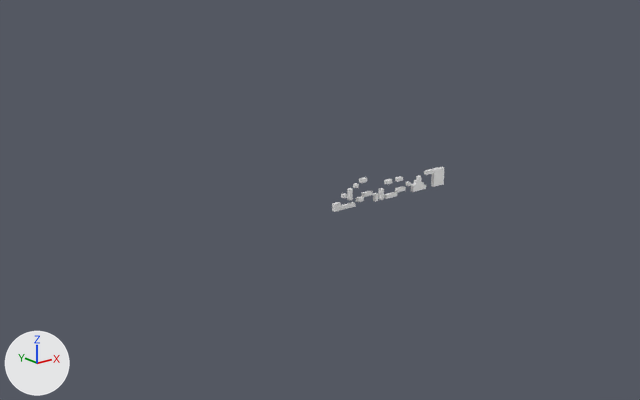
Two versions of the glTF model assets/Level1.gltf, one commit apart.
Camera for both pictures: a 50 mm camera at (-15.8, -16.65, 7.07) aimed at (-1.62, 1.07, -0.02). Lighting does not change. The marker at lower left points along +X, +Y and +Z. Where no turn or scale is listed for an object, it has been applied to the vertices. Vertices at the same position are counted once.
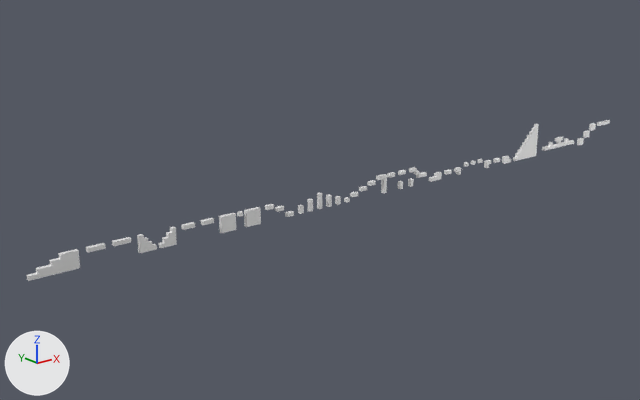
Location of each change, [x1, y1, x2, y2] in pixels of the pictures (640 x 400 px; the box of a moved part takes in the faces that stretch with it):
'Mesh_0', reshaped, moved (417% wider, 252% taller): before [332, 167, 444, 212]; after [27, 120, 610, 281]
part 1 of me_mesh_0, added: after [86, 243, 106, 253]
part 2 of me_mesh_0, added: after [112, 237, 131, 246]
part 3 of me_mesh_0, added: after [181, 222, 195, 230]
part 4 of me_mesh_0, added: after [201, 218, 214, 225]
part 5 of me_mesh_0, added: after [219, 213, 236, 233]
part 6 of me_mesh_0, moved or reshaped: before [341, 193, 347, 198]; after [237, 211, 243, 217]
part 7 of me_mesh_0, added: after [244, 207, 261, 227]
part 8 of me_mesh_0, moved or reshaped: before [359, 177, 367, 183]; after [265, 204, 274, 210]
part 9 of me_mesh_0, moved or reshaped: before [395, 176, 403, 182]; after [275, 205, 284, 212]
part 10 of me_mesh_0, added: after [285, 211, 294, 217]
part 11 of me_mesh_0, moved or reshaped: before [373, 193, 378, 202]; after [298, 205, 304, 214]
part 12 of me_mesh_0, added: after [307, 199, 313, 212]
part 13 of me_mesh_0, added: after [317, 193, 322, 209]
part 14 of me_mesh_0, added: after [326, 194, 332, 207]
part 15 of me_mesh_0, moved or reshaped: before [353, 183, 359, 188]; after [344, 197, 350, 203]
part 16 of me_mesh_0, added: after [367, 180, 376, 186]
part 17 of me_mesh_0, added: after [577, 138, 584, 145]
part 18 of me_mesh_0, added: after [583, 131, 590, 138]
part 19 of me_mesh_0, added: after [589, 123, 596, 131]
part 20 of me_mesh_0, added: after [597, 120, 610, 126]
part 21 of me_mesh_0, moved or reshaped: before [332, 167, 444, 212]; after [335, 124, 574, 205]
part 22 of me_mesh_0, added: after [27, 227, 177, 281]

The change, as a list of edits to the scene's bpy script:
```text
Change me_mesh_0:
    used by ob_mesh_0; location = (0.0, 0.0, 0.0)
    remove me_mesh_0.from_pydata(...)  # 148 vertices, 240 faces; spans x -2.0..2.0, y 0.0..0.1, z 0.0..0.7
    add me_mesh_0.from_pydata(...)  # 480 vertices, 788 faces; spans x -10.0..9.9, y 0.0..0.1, z 0.0..1.0
    me_mesh_0 part 1: a new loose piece, a box spanning x -8.7..-8.3, y 0.0..0.1, z 0.3..0.4, in mat_palette (white #ffffff)
    me_mesh_0 part 2: a new loose piece, a box spanning x -8.1..-7.7, y 0.0..0.1, z 0.3..0.4, in mat_palette (white #ffffff)
    me_mesh_0 part 3: a new loose piece, a box spanning x -6.4..-6.1, y 0.0..0.1, z 0.3..0.4, in mat_palette (white #ffffff)
    me_mesh_0 part 4: a new loose piece, a box spanning x -5.9..-5.6, y 0.0..0.1, z 0.3..0.4, in mat_palette (white #ffffff)
    me_mesh_0 part 5: a new loose piece, a box spanning x -5.4..-5.0, y 0.0..0.1, z 0.0..0.4, in mat_palette (white #ffffff)
    me_mesh_0 part 6: the loose piece of 8 vertices spanning x -1.7..-1.6, y 0.0..0.1, z 0.3..0.4 is moved by (-3.2, 0.0, 0.0)
    me_mesh_0 part 7: a new loose piece, a box spanning x -4.7..-4.3, y 0.0..0.1, z 0.0..0.4, in mat_palette (white #ffffff)
    me_mesh_0 part 8: the loose piece of 8 vertices spanning x -1.1..-0.9, y 0.0..0.1, z 0.6..0.7 is moved by (-3.0, 0.0, -0.3)
    me_mesh_0 part 9: the loose piece of 8 vertices spanning x 0.2..0.4, y 0.0..0.1, z 0.4..0.5 is moved by (-4.0, 0.0, -0.2)
    me_mesh_0 part 10: a new loose piece, a box spanning x -3.5..-3.3, y 0.0..0.1, z 0.0..0.1, in mat_palette (white #ffffff)
    me_mesh_0 part 11: the loose piece of 8 vertices spanning x -0.6..-0.5, y 0.0..0.1, z 0.0..0.2 is moved by (-2.5, 0.0, 0.0)
    me_mesh_0 part 12: a new loose piece, a box spanning x -2.8..-2.7, y 0.0..0.1, z 0.0..0.3, in mat_palette (white #ffffff)
    me_mesh_0 part 13: a new loose piece, a box spanning x -2.5..-2.4, y 0.0..0.1, z 0.0..0.4, in mat_palette (white #ffffff)
    me_mesh_0 part 14: a new loose piece, a box spanning x -2.2..-2.1, y 0.0..0.1, z 0.0..0.3, in mat_palette (white #ffffff)
    me_mesh_0 part 15: the loose piece of 8 vertices spanning x -1.3..-1.2, y 0.0..0.1, z 0.5..0.6 is moved by (-0.3, 0.0, -0.5)
    me_mesh_0 part 16: a new loose piece, a box spanning x -0.8..-0.6, y 0.0..0.1, z 0.3..0.4, in mat_palette (white #ffffff)
    me_mesh_0 part 17: a new loose piece, a box spanning x 8.3..8.5, y 0.0..0.1, z 0.0..0.2, in mat_palette (white #ffffff)
    me_mesh_0 part 18: a new loose piece, a box spanning x 8.6..8.8, y 0.0..0.1, z 0.2..0.4, in mat_palette (white #ffffff)
    me_mesh_0 part 19: a new loose piece, a box spanning x 8.9..9.1, y 0.0..0.1, z 0.4..0.6, in mat_palette (white #ffffff)
    me_mesh_0 part 20: a new loose piece, a box spanning x 9.3..9.9, y 0.0..0.1, z 0.5..0.6, in mat_palette (white #ffffff)
    me_mesh_0 part 21: 82 vertices removed from x -2.0..2.0, y 0.0..0.1, z 0.0..0.5; 162 vertices added at x -1.9..8.0, y 0.0..0.1, z 0.0..1.0
    me_mesh_0 part 22: 60 vertices added at x -10.0..-6.6, y 0.0..0.1, z 0.0..0.4
Change ob_mesh_0:
    ob_mesh_0.location: (0.0, 0.0, 0.0) -> (0.0, 0.0, 0.17)
```
